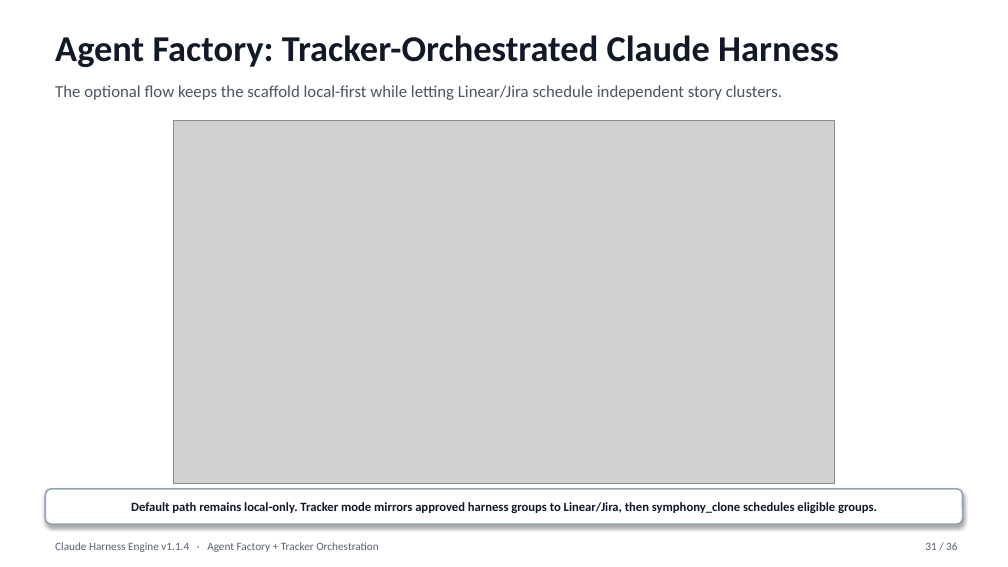
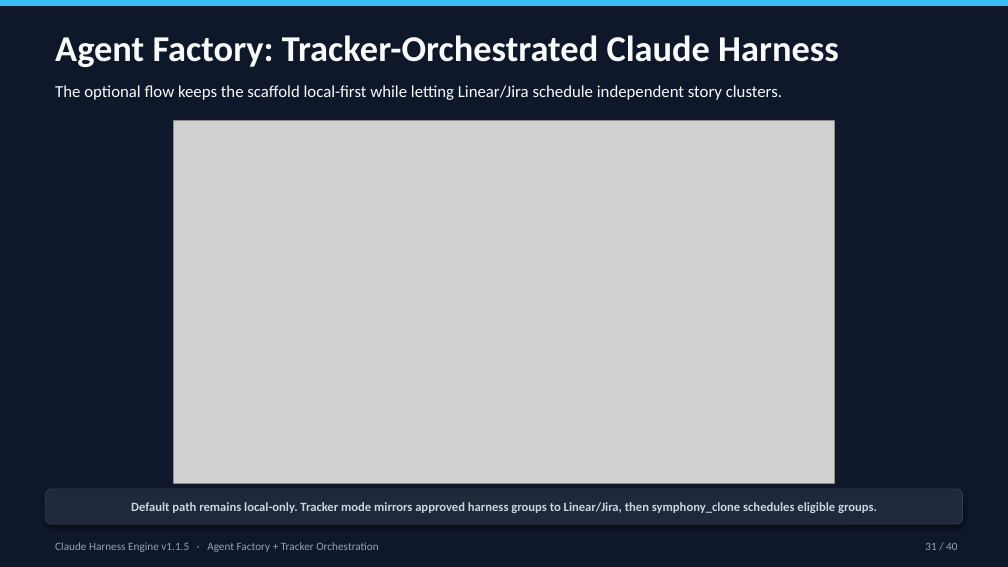
Before and after one commit to cwijayasundara/claude_harness_eng_v6, a slide deck: slide 31 of Claude_Harness_Engine_Design.pptx. Drawn at 1008x567 pixels with LibreOffice and Linux fonts; fonts in the diff are those of the drawing; grey boxes stand for pictures. Boxes give left, top, right and bottom in pixels: in the first picture for what was removed or moved away, otherwise in the second. Text is boxed around its words. In the diff, an @@ line names an element or a change of style, - is before the commit and + after.

```diff
--- a/Claude_Harness_Engine_Design.pptx
+++ b/Claude_Harness_Engine_Design.pptx
@@ rectangle added at (0, 0, 1008, 566), fill #0F172A @@
@@ rectangle added at (0, 0, 1008, 6), fill #38BDF8 @@
@@ text "Agent Factory: Tracker-Orchestrated Claude Harness" at (55, 35, 839, 67): text colour #111827 to #F8FAFC @@
@@ text "The optional flow keeps the ..." at (55, 85, 782, 100): text colour #4B5563 to #F8FAFC @@
@@ rounded rectangle "Default path remains local-only. Tracker ..." at (45, 489, 963, 524): text colour #0F172A to #CBD5E1; fill #FFFFFF to #1E293B; outline #94A3B8 1.2 pt to #334155 0.5 pt @@
@@ text at (55, 542, 378, 552): text changed; text colour #566070 to #94A3B8 @@
-Claude Harness Engine v1.1.4 · Agent Factory + Tracker Orchestration
+Claude Harness Engine v1.1.5 · Agent Factory + Tracker Orchestration
@@ text at (925, 543, 957, 550): text changed; text colour #566070 to #94A3B8 @@
-31 / 36
+31 / 40
```
Also in this commit, not shown: 35 other slides changed, 4 slides added, 4 other files.
